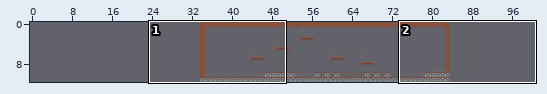
Two versions of a level (Tiled map (JSON), jogo/resources/maps/map1.json). The first picture is a wide view before the edit; the outline marks the close-up.
Close-up. As it was:
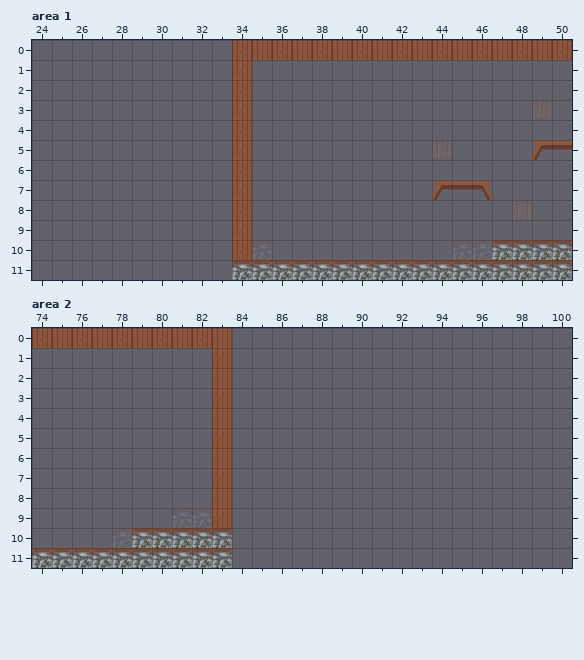
Cells are 64x64 px. Shown: area 1 x 24..50, y 0..11; area 2 x 74..100, y 0..11. The commit also changed other parts of the map, which this record leaves out. The old version is drawn lined up with the new one.
And afterwards:
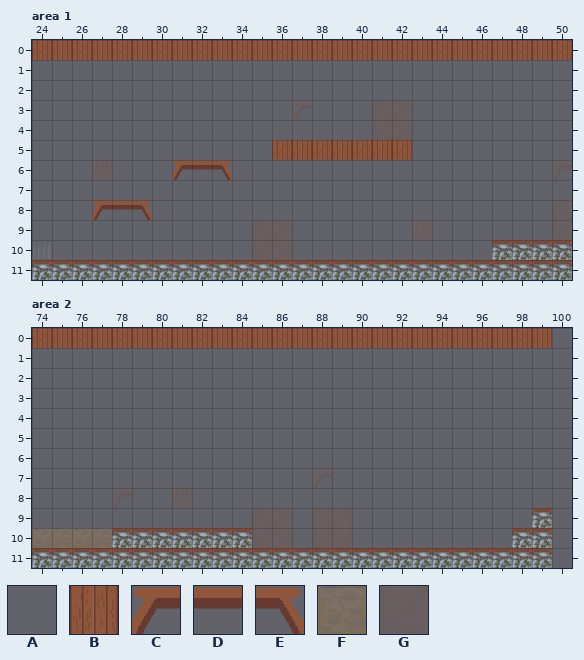
Key: from "sheet": A 0, B 1, C 2, D 3, E 4, F 6, G 16.
_ is an empty cell.
Tiles of an added or newly shown layer are drawn over the layers below it.
See-through tiles are keyed as they look on the map.
From old to new:
{"change": "map size 50x12 -> 100x12 cells (old content now starts at 34,0; both pictures use the new coordinates)"}
{"where": "layer \"Camada de Tiles 1\", area 1"}
{"y":0,"x":24,"old":"__________","new":"BBBBBBBBBB"}
{"y":1,"x":34,"old":"B","new":"_"}
{"y":2,"x":34,"old":"B","new":"_"}
{"y":3,"x":34,"old":"B","new":"_"}
{"y":4,"x":34,"old":"B","new":"_"}
{"y":5,"x":34,"old":"B","new":"_"}
{"y":5,"x":36,"old":"_______","new":"BBBBBBB"}
{"y":5,"x":49,"old":"CD","new":"__"}
{"y":6,"x":31,"old":"___B","new":"CDE_"}
{"y":7,"x":34,"old":"B","new":"_"}
{"y":7,"x":44,"old":"CDE","new":"___"}
{"y":8,"x":27,"old":"___","new":"CDE"}
{"y":8,"x":34,"old":"B","new":"_"}
{"y":9,"x":34,"old":"B","new":"_"}
{"y":10,"x":34,"old":"B","new":"_"}
{"y":11,"x":24,"old":"__________","new":"AAAAAAAAAA"}
{"where": "layer \"Obstacles\" (removed), area 1"}
{"y":10,"x":35,"old":"A","new":"_"}
{"where": "layer \"Obstacles and Enemies\" (added), area 1"}
{"y":10,"x":35,"old":"_","new":"G"}
{"where": "layer \"Camada de Tiles 1\", area 2"}
{"y":0,"x":84,"old":"________________","new":"BBBBBBBBBBBBBBBB"}
{"y":1,"x":83,"old":"B","new":"_"}
{"y":2,"x":83,"old":"B","new":"_"}
{"y":3,"x":83,"old":"B","new":"_"}
{"y":4,"x":83,"old":"B","new":"_"}
{"y":5,"x":83,"old":"B","new":"_"}
{"y":6,"x":83,"old":"B","new":"_"}
{"y":7,"x":83,"old":"B","new":"_"}
{"y":8,"x":83,"old":"B","new":"_"}
{"y":9,"x":83,"old":"B","new":"_"}
{"y":9,"x":99,"old":"_","new":"A"}
{"y":10,"x":78,"old":"_","new":"A"}
{"y":10,"x":84,"old":"_","new":"A"}
{"y":10,"x":98,"old":"__","new":"AA"}
{"y":11,"x":84,"old":"________________","new":"AAAAAAAAAAAAAAAA"}
{"where": "layer \"Obstacles\" (removed), area 2"}
{"y":10,"x":78,"old":"A","new":"_"}
{"where": "layer \"Obstacles and Enemies\" (added), area 2"}
{"y":10,"x":74,"old":"____","new":"FFFF"}
{"label":"changed","picture_box":[32,40,272,280]}
{"label":"added","picture_box":[272,140,412,160]}
{"label":"removed","picture_box":[532,140,572,160]}
{"label":"removed","picture_box":[432,180,492,200]}
{"label":"changed","picture_box":[212,328,552,568]}
{"label":"changed","picture_box":[32,528,132,548]}
